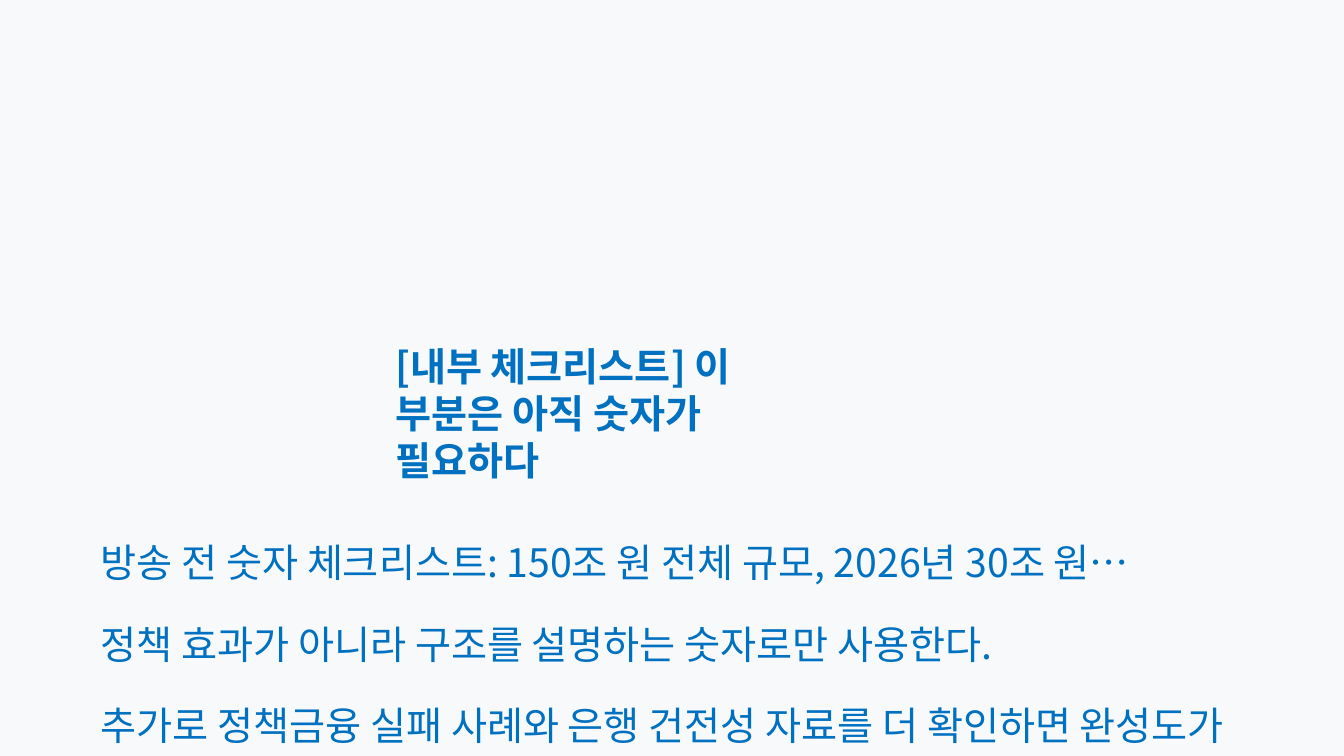
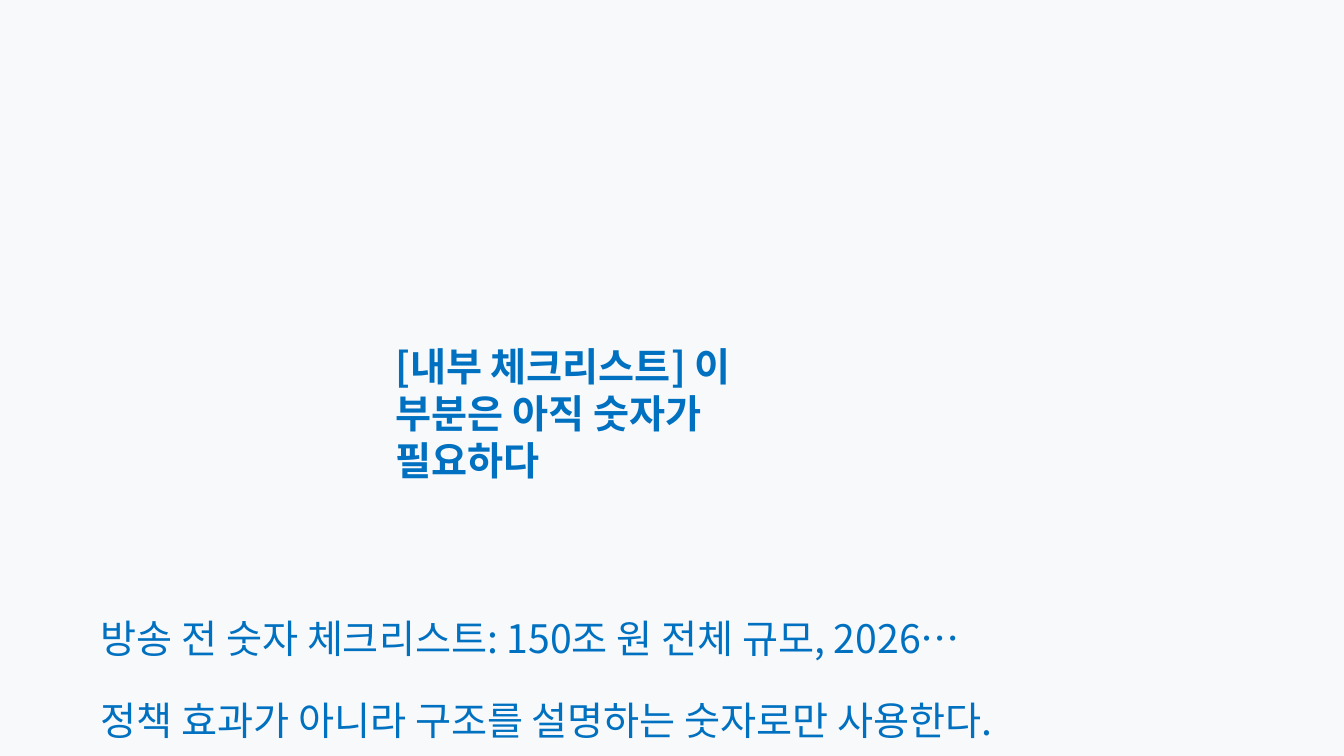
Before and after one commit to Rlearnchan/luddite, a slide deck: slide 23 of outputs/pptx/productive_finance_policy_slide_spec_styled_draft.pptx. Drawn at 1344x756 pixels with LibreOffice and Linux fonts; fonts in the diff are those of the drawing. Boxes give left, top, right and bottom in pixels: in the first picture for what was removed or moved away, otherwise in the second. Text is boxed around its words. In the diff, an @@ line names an element or a change of style, - is before the commit and + after.

```diff
--- a/outputs/pptx/productive_finance_policy_slide_spec_styled_draft.pptx
+++ b/outputs/pptx/productive_finance_policy_slide_spec_styled_draft.pptx
@@ text at (x1=101, y1=620, x2=960, y2=660): text changed @@
-방송 전 숫자 체크리스트: 150조 원 전체 규모, 2026년 30조 원…
+방송 전 숫자 체크리스트: 150조 원 전체 규모, 2026…
@@ text at (x1=101, y1=707, x2=1224, y2=743): paragraph removed @@
-추가로 정책금융 실패 사례와 은행 건전성 자료를 더 확인하면 완성도가 올라…
```
Also in this commit, not shown: 14 other slides changed, 8 other files.
